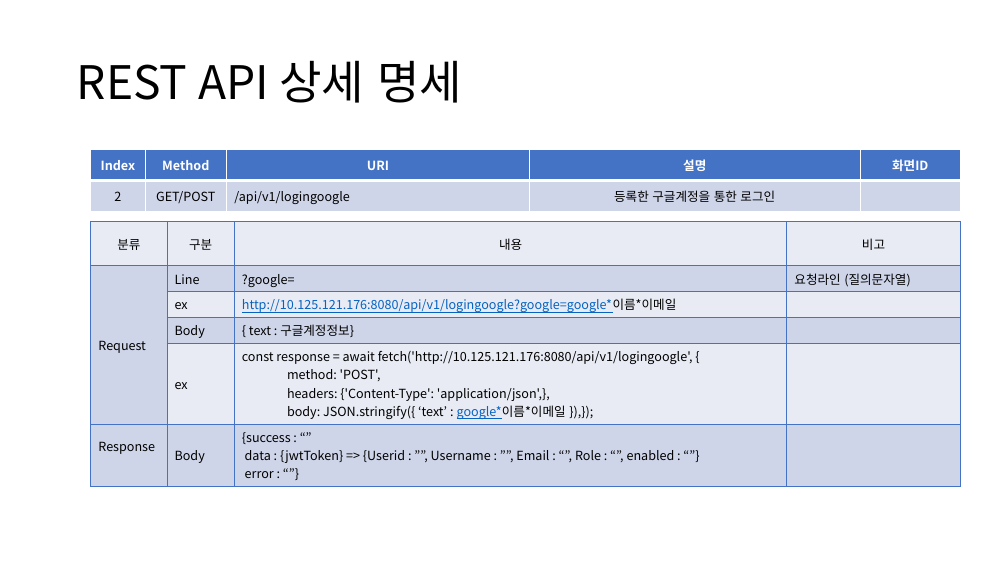
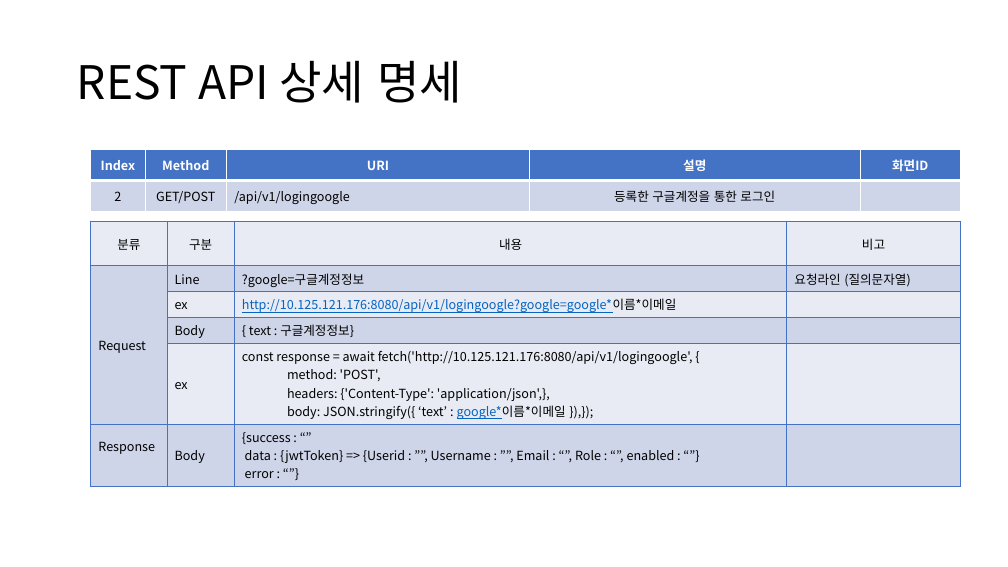
Before and after one commit to sujidaddy/workspace_miniproject, a slide deck: slide 24 of 미니프로젝트계획서제출용.pptx. Drawn at 1008x567 pixels with LibreOffice and Linux fonts; fonts in the diff are those of the drawing. Boxes give left, top, right and bottom in pixels: in the first picture for what was removed or moved away, otherwise in the second. Text is boxed around its words. In the diff, an @@ line names an element or a change of style, - is before the commit and + after.

Commit message:
지도에 회원정보 연결 추가

```diff
--- a/미니프로젝트계획서제출용.pptx
+++ b/미니프로젝트계획서제출용.pptx
@@ table at (91,222,960,482) @@
-row 2, column 3: ?google=
+row 2, column 3: ?google=구글계정정보
```
Also in this commit, not shown: 15 other slides changed, 38 other files.
